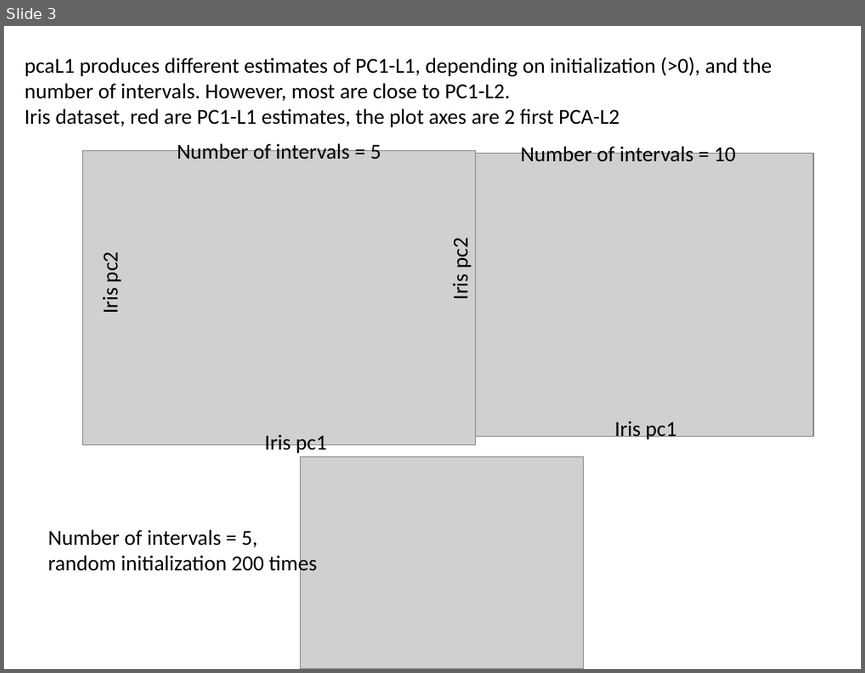
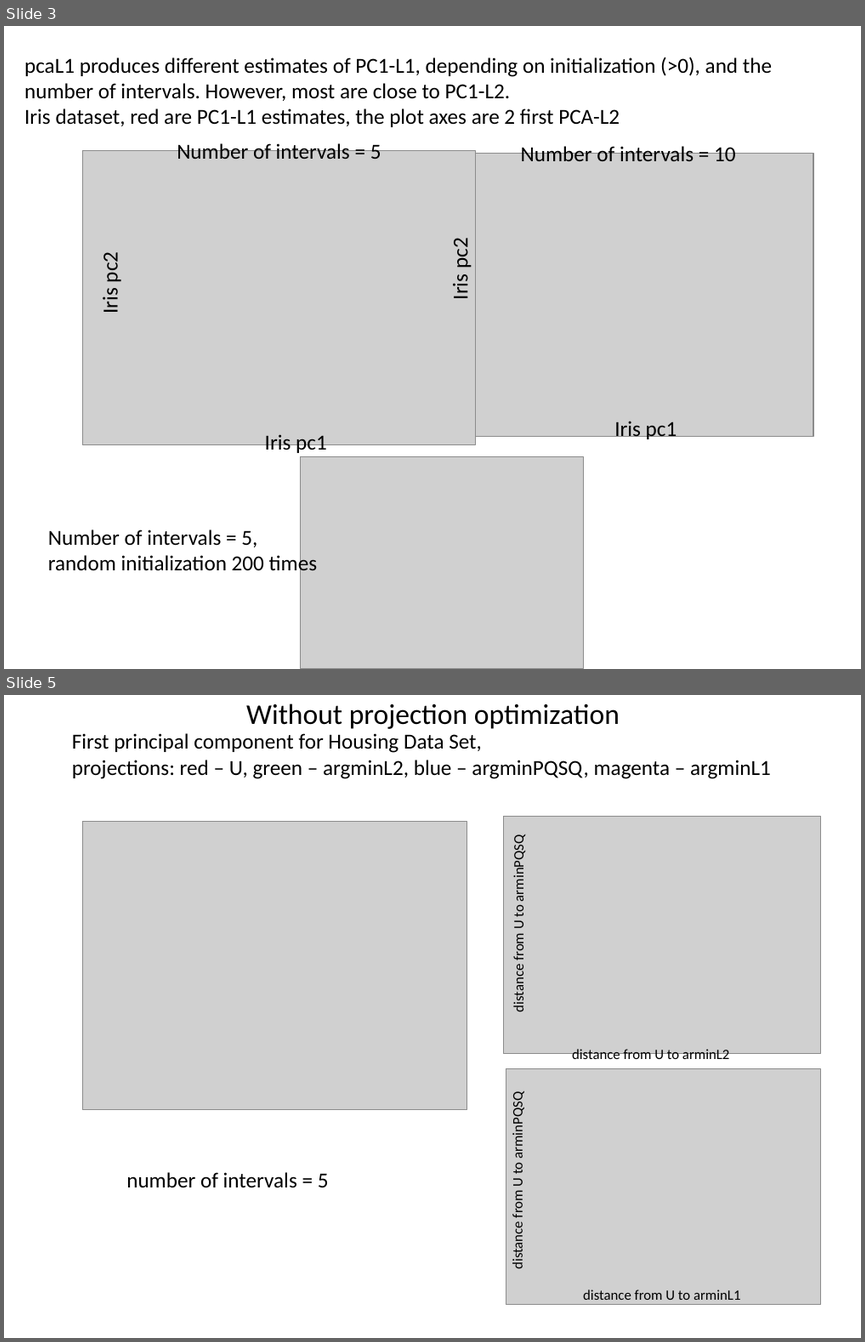
Before and after one commit to sysbio-curie/PQSQ-DataApproximators, a slide deck: slides/PQSQ_Results.pptx. Shown one above the other, each under a label of ours: slide 3 before the commit, slides 3 and 5 after it; the slides between them are not shown. The pictures are 865x673 and 865x1342 pixels, drawn with LibreOffice and Linux fonts; fonts in the diff are those of the drawing; grey boxes stand for pictures. Boxes give left, top, right and bottom in pixels: in the first picture for what was removed or moved away, otherwise in the second. Text is boxed around its words. In the diff, an @@ line names an element or a change of style, - is before the commit and + after.

Commit message:
pcaPQSQ in L2

```diff
--- a/slides/PQSQ_Results.pptx
+++ b/slides/PQSQ_Results.pptx
@@ slide 5 added at <box>4,695,861,1338</box>, background #FFFFFF @@
@@ text added at <box>246,703,619,729</box>, 24 pt, text #000000 @@
+Without projection optimization
@@ text added at <box>72,733,771,779</box>, 18 pt, text #000000 @@
+First principal component for Housing Data Set,
+projections: red – U, green – argminL2, blue – argminPQSQ, magenta – argminL1
@@ picture added at <box>83,821,467,1109</box> @@
@@ picture added at <box>504,817,820,1054</box> @@
@@ text added at <box>510,840,527,1011</box>, 12 pt, text #000000 @@
+distance from U to arminPQSQ
@@ text added at <box>572,1049,729,1062</box>, 12 pt, text #000000 @@
+distance from U to arminL2
@@ picture added at <box>506,1068,821,1304</box> @@
@@ text added at <box>509,1098,526,1269</box>, 12 pt, text #000000 @@
+distance from U to arminPQSQ
@@ text added at <box>126,1172,329,1188</box>, 18 pt, text #000000 @@
+number of intervals = 5
@@ text added at <box>583,1289,740,1299</box>, 12 pt, text #000000 @@
+distance from U to arminL1
```
Also in this commit, not shown: 1 slide changed, 1 other slide added, 6 other files.
